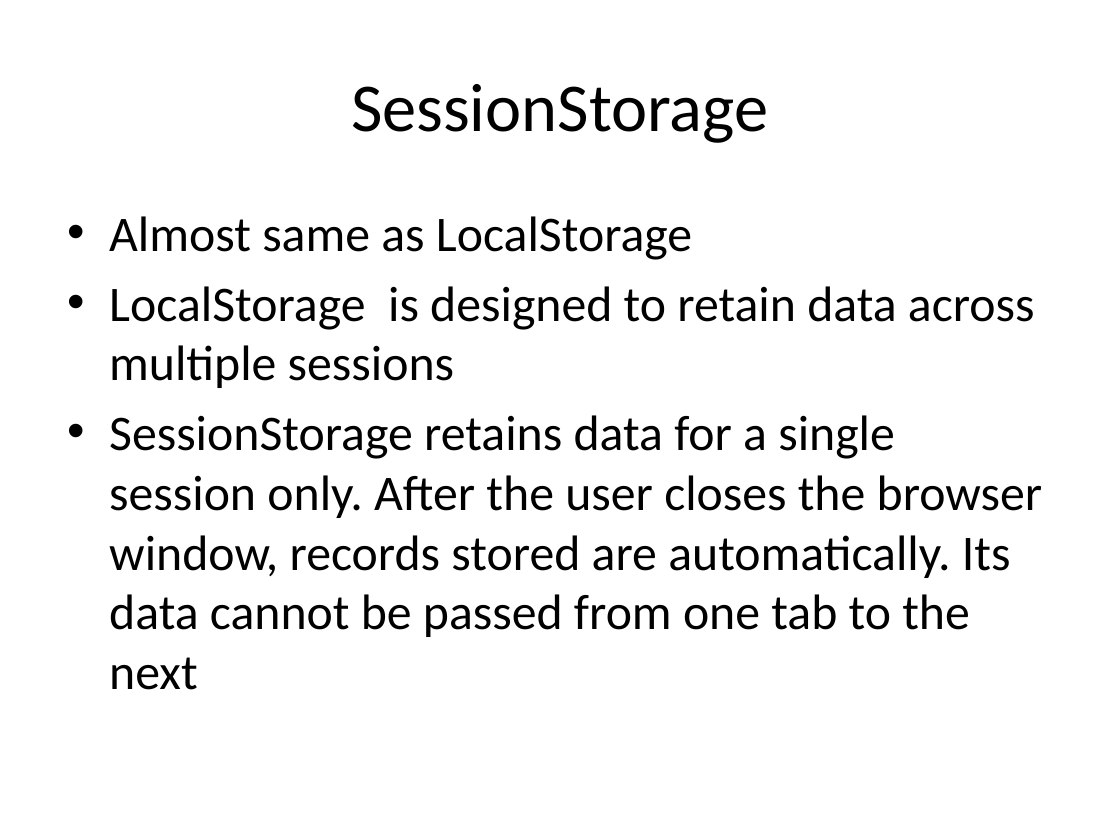
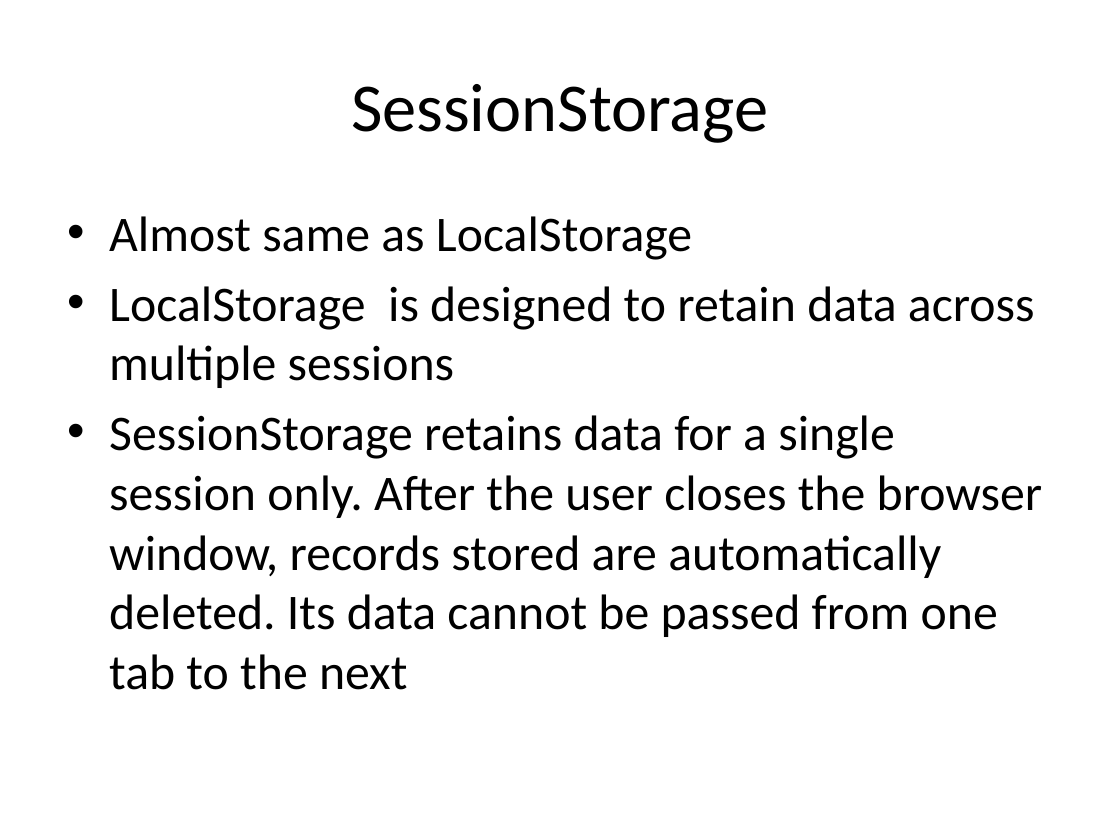
Before and after one commit to HLimit/h5_Traning, a slide deck: slide 10 of [presentation/[12]Storage.pptx. Drawn at 1120x840 pixels with LibreOffice and Linux fonts; fonts in the diff are those of the drawing. Boxes give left, top, right and bottom in pixels: in the first picture for what was removed or moved away, otherwise in the second. Text is boxed around its words. In the diff, an @@ line names an element or a change of style, - is before the commit and + after.

```diff
--- a/[presentation/[12]Storage.pptx
+++ b/[presentation/[12]Storage.pptx
@@ text at (x1=109, y1=415, x2=1043, y2=690): text changed @@
-• SessionStorage retains data for a single session only. After the user closes the browser window, records stored are automatically. Its data cannot be passed from one tab to the next
+• SessionStorage retains data for a single session only. After the user closes the browser window, records stored are automatically deleted. Its data cannot be passed from one tab to the next
```
Also in this commit, not shown: 1 other slide changed, 22 other files.
